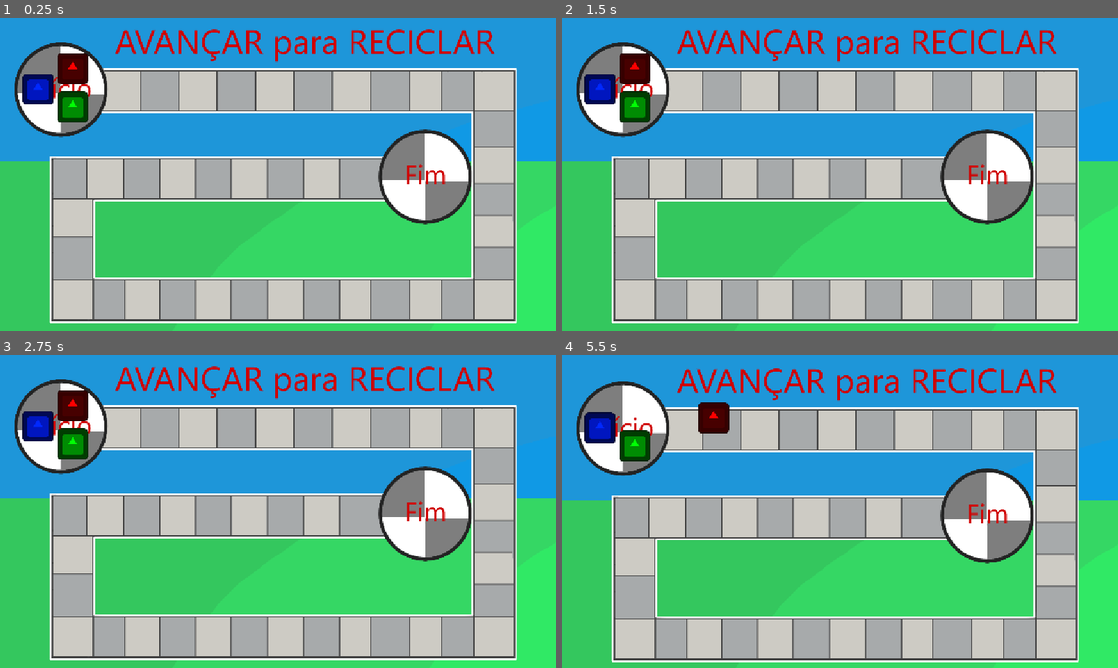
Above: before the commit, frames 1-4 (two rows, left to right).
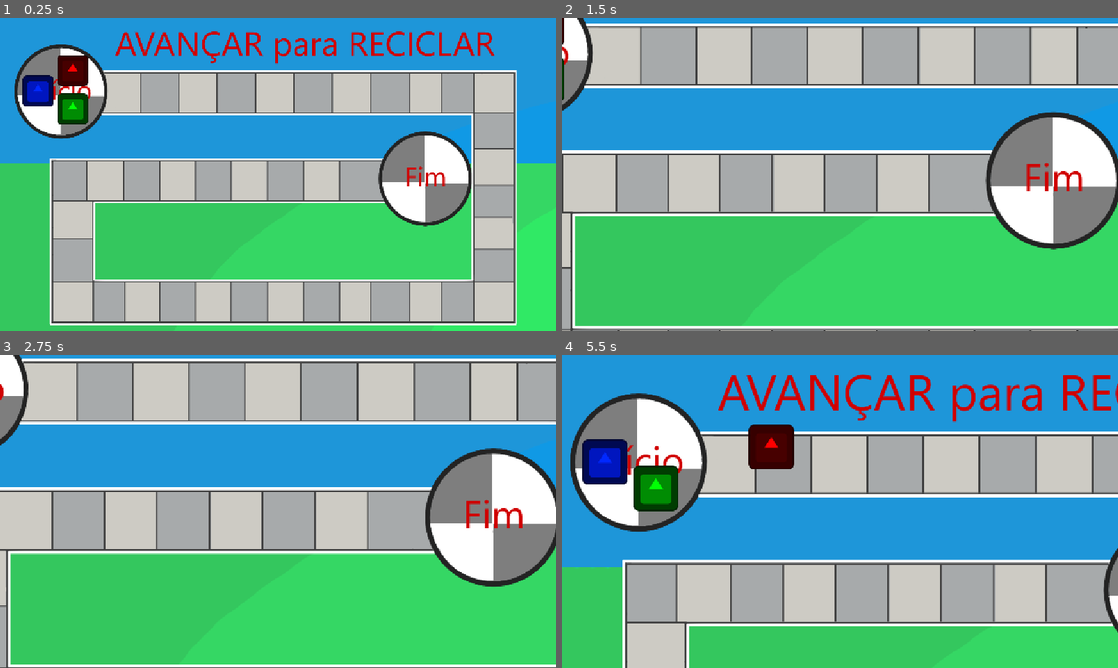
Above: after the commit, the same moments.

Repository: LitheFulminare/avancar-para-reciclar-XP5
Game: Godot game, scene res://Scenes/Game/game_scene.tscn
The game is run twice, just before and just after one commit, with the same random seed, the same clock (stepped at 60 frames per second) and the same inputs. The engine's default icon, where the game draws it, is replaced by a stand-in: a white triangle on a blue panel in a dark square.
Inputs (mouse positions are in pixels of both pictures, inside the frame that each line leads up to):
- Up to frame 1 (0.25 s): no input
- Up to frame 2 (1.5 s): tap Enter at 0.5 s; move the mouse to (962, 158) at 0.52 s; hold Mouse wheel up (Camera zoom in) 0.53-1.28 s; move the mouse to (728, 190) at 1.27 s; tap Mouse wheel down (Camera zoom out) at 1.35 s
- Up to frame 3 (2.75 s): move the mouse to (333, 442) at 2.02 s; hold Space (Confirm) from 2.03 s (still down)
- Up to frame 4 (5.5 s): move the mouse to (812, 574) at 2.77 s; release Space (Confirm) at 2.78 s; tap S (Move camera down) at 2.85 s; tap Space (Confirm) at 3.5, 5 s; move the mouse to (1006, 558) at 3.52 s; hold A (Move camera left) 3.53-4.28 s; move the mouse to (673, 464) at 4.27 s; tap D (Move camera right) at 4.35 s; move the mouse to (867, 511) at 5.02 s; hold W (Move camera up) from 5.03 s (still down)

The runs differ from the first frame. In frame 1, 10% of the frame differs, in the area x 0-100%, y 3-99%; in frame 2, 66%; in frame 3, 66%; in frame 4, 77%, in the area x 0-100%, y 4-100%.
Error before the commit: Cannot call method 'start' on a null value. (res://Scripts/Map)

Commit message:
scrolling camera is now a scene

Diff:
--- a/avancar para reciclar/Prototyping/map test.tscn
+++ b/avancar para reciclar/Prototyping/map test.tscn
@@ -1,7 +1,7 @@
 [gd_scene load_steps=3 format=3 uid="uid://chykjqi524s2r"]
 
 [ext_resource type="Texture2D" uid="uid://c36jllb542e4c" path="res://Assets/Sprites/Map/mapa placeholder 2.png" id="1_114w1"]
-[ext_resource type="Script" uid="uid://cove0us1segek" path="res://Scripts/Map elements/camera drag and zoom.gd" id="2_y42xc"]
+[ext_resource type="PackedScene" uid="uid://b2bk0jwfl75h8" path="res://Scenes/Game/scrolling_camera.tscn" id="2_y42xc"]
 
 [node name="MapTest" type="Node2D"]
 
@@ -10,17 +10,5 @@
 texture = ExtResource("1_114w1")
 centered = false
 
-[node name="Scrolling Camera" type="Camera2D" parent="." node_paths=PackedStringArray("zoom_cooldown")]
+[node name="Scrolling Camera" parent="." instance=ExtResource("2_y42xc")]
 position = Vector2(576, 328)
-limit_left = 0
-limit_top = 0
-limit_right = 1152
-limit_bottom = 652
-editor_draw_limits = true
-script = ExtResource("2_y42xc")
-zoom_cooldown = NodePath("Zoom cooldown")
-
-[node name="Zoom cooldown" type="Timer" parent="Scrolling Camera"]
-wait_time = 0.2
-
-[connection signal="timeout" from="Scrolling Camera/Zoom cooldown" to="Scrolling Camera" method="_on_zoom_cooldown_timeout"]
--- a/avancar para reciclar/Scenes/Game/game_scene.tscn
+++ b/avancar para reciclar/Scenes/Game/game_scene.tscn
@@ -7,9 +7,11 @@
 [ext_resource type="Script" uid="uid://ciduw2o807kd3" path="res://Scripts/Managers/question resource manager.gd" id="3_u63k7"]
 [ext_resource type="PackedScene" uid="uid://3er41vmhjoi4" path="res://Scenes/Map Elements/Square.tscn" id="4_7r8ec"]
 [ext_resource type="Resource" uid="uid://deauvaioy08lj" path="res://Resources/Map Elements/Squares/Collect trash.tres" id="6_m6pt0"]
-[ext_resource type="Script" uid="uid://cove0us1segek" path="res://Scripts/Map elements/camera drag and zoom.gd" id="8_wsift"]
+[ext_resource type="PackedScene" uid="uid://b2bk0jwfl75h8" path="res://Scenes/Game/scrolling_camera.tscn" id="8_wsift"]
 
 [node name="Game scene" type="Node2D"]
+metadata/_edit_vertical_guides_ = [1153.0]
+metadata/_edit_horizontal_guides_ = [648.0]
 
 [node name="Round Manager" type="Node" parent="." node_paths=PackedStringArray("question_card_res_manager")]
 script = ExtResource("1_x87qo")
@@ -169,12 +171,9 @@
 [node name="Square 40" parent="Squares" instance=ExtResource("4_7r8ec")]
 position = Vector2(743, 337)
 
-[node name="Camera2D" type="Camera2D" parent="." node_paths=PackedStringArray("map_background")]
-position = Vector2(576, 328)
+[node name="Scrolling Camera" parent="." instance=ExtResource("8_wsift")]
+position = Vector2(576, 324)
 limit_left = 0
 limit_top = 0
 limit_right = 1152
-limit_bottom = 652
-editor_draw_limits = true
-script = ExtResource("8_wsift")
-map_background = NodePath("../Background/BG sprite")
+limit_bottom = 648
--- /dev/null
+++ b/avancar para reciclar/Scenes/Game/scrolling_camera.tscn
@@ -0,0 +1,13 @@
+[gd_scene load_steps=2 format=3 uid="uid://b2bk0jwfl75h8"]
+
+[ext_resource type="Script" uid="uid://cove0us1segek" path="res://Scripts/Map elements/camera drag and zoom.gd" id="1_d5wxl"]
+
+[node name="Scrolling Camera" type="Camera2D" node_paths=PackedStringArray("zoom_cooldown")]
+editor_draw_limits = true
+script = ExtResource("1_d5wxl")
+zoom_cooldown = NodePath("Zoom cooldown")
+
+[node name="Zoom cooldown" type="Timer" parent="."]
+wait_time = 0.2
+
+[connection signal="timeout" from="Zoom cooldown" to="." method="_on_zoom_cooldown_timeout"]
